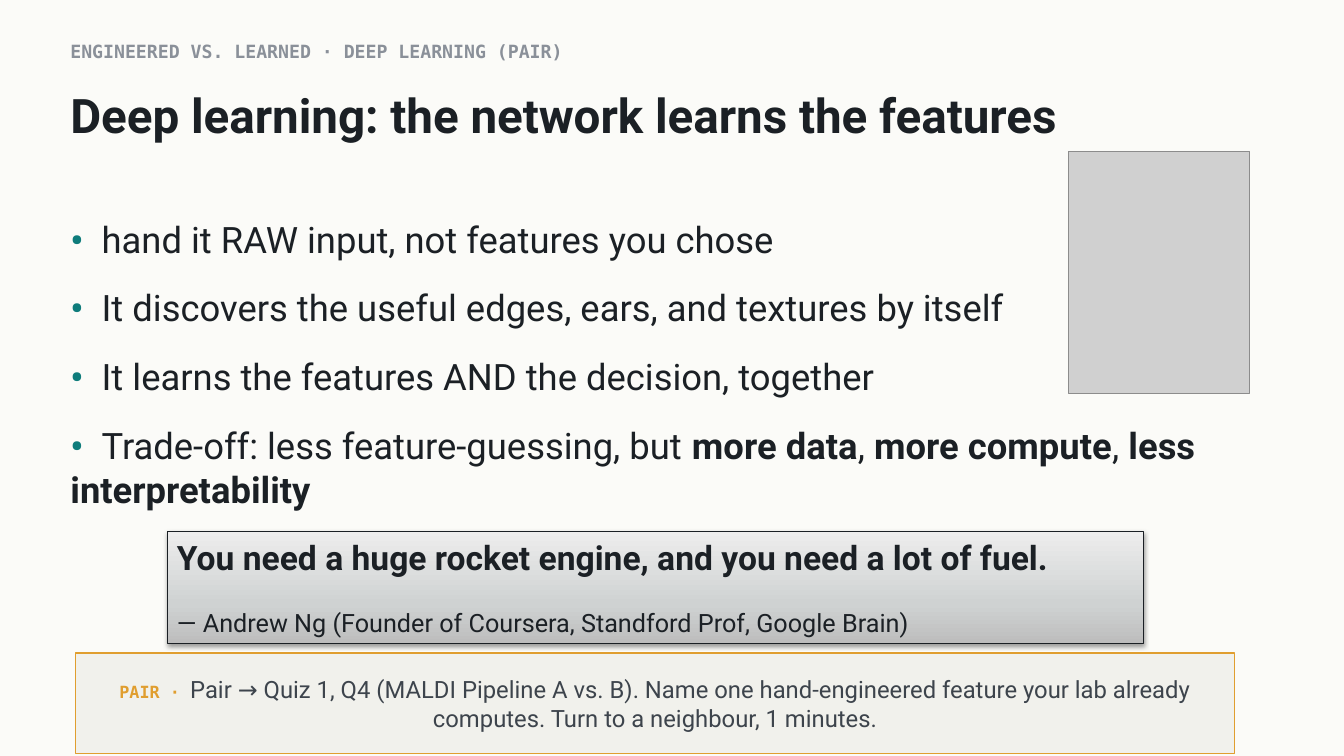
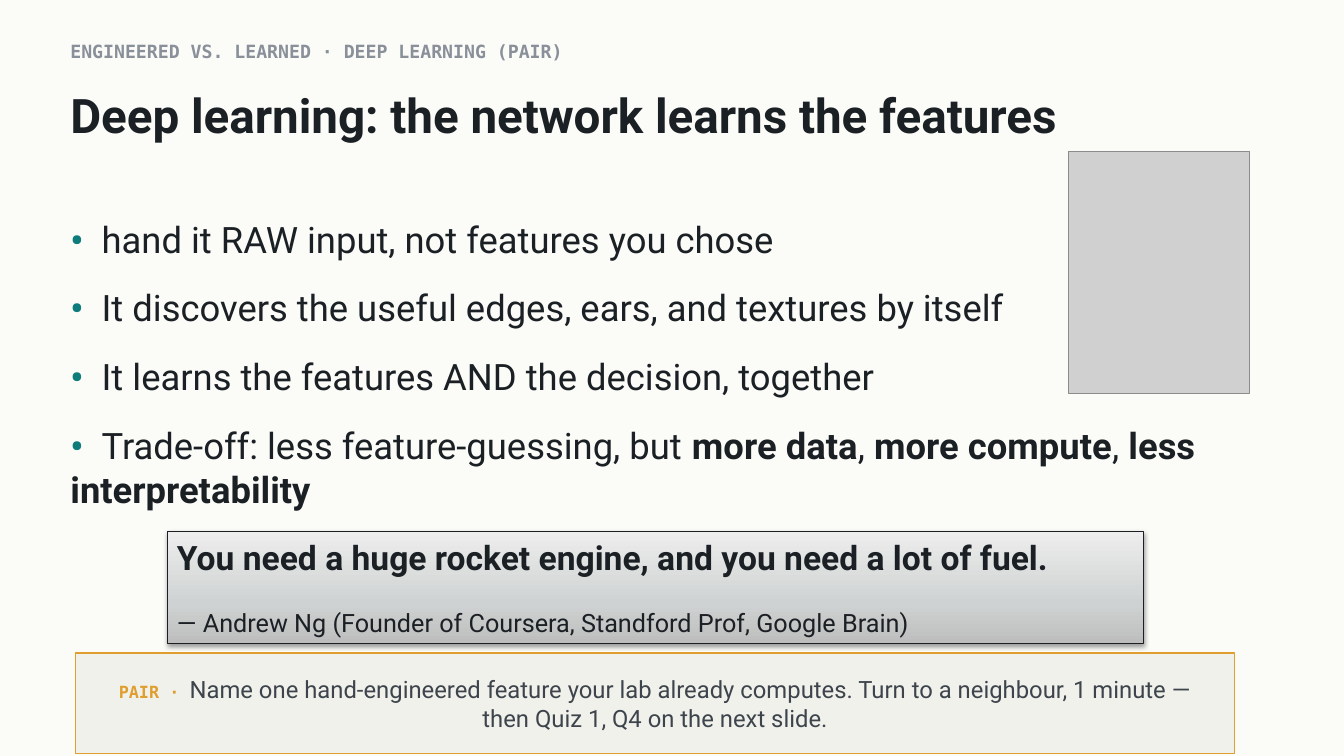
Before and after one commit to indigobio/msacl_dl_course, a slide deck: slide 9 of slides/pptx/lecture01_intro.pptx. Drawn at 1344x756 pixels with LibreOffice and Linux fonts; fonts in the diff are those of the drawing; grey boxes stand for pictures. Boxes give left, top, right and bottom in pixels: in the first picture for what was removed or moved away, otherwise in the second. Text is boxed around its words. In the diff, an @@ line names an element or a change of style, - is before the commit and + after.

```diff
--- a/slides/pptx/lecture01_intro.pptx
+++ b/slides/pptx/lecture01_intro.pptx
@@ text in rectangle at (119,680,1165,730): text changed @@
-PAIR · Pair → Quiz 1, Q4 (MALDI Pipeline A vs. B). Name one hand-engineered feature your lab already computes. Turn to a neighbour, 1 minutes.
+PAIR · Name one hand-engineered feature your lab already computes. Turn to a neighbour, 1 minute — then Quiz 1, Q4 on the next slide.
```
Also in this commit, not shown: 1 slide added, 16 other files.
